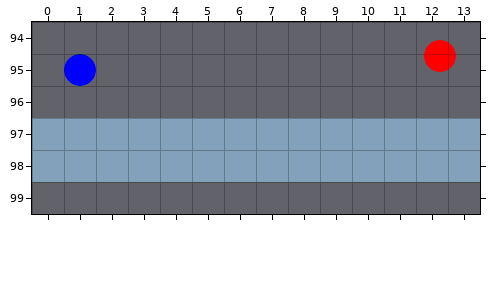
Tiled map, stored at core/assets/maps/geometry.tmx. This is how it looked before the edit.
Cells are 32x32 px. Shown: x 0..13, y 94..99.
Once edited:
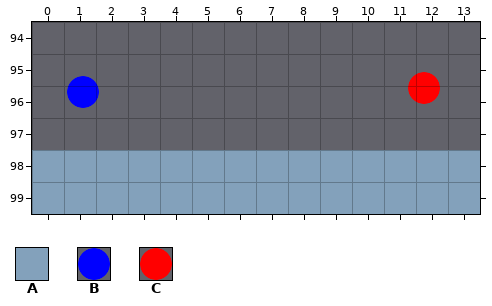
Key: from "level": A 0 "block", B 1 "blue_circle", C 2 "red_circle".
_ is an empty cell.
Objects are placed by their top-left corner, in cells (3,4 is the top-left corner of cell 3,4); size is 1x1 cell unless given.
Changes in this commit:
Layer "Tile Layer 1":
y 97: x 0..13 AAAAAAAAAAAAAA -> ______________
y 99: x 0..13 ______________ -> AAAAAAAAAAAAAA
Layer "Actors":
changed: C "red_circle" at 12.2,94.6 -> C "red_circle" at 11.8,95.6
changed: B "blue_circle" at 1,95 -> B "blue_circle" at 1.1,95.7
Where, in picture pixels (left, top, right, bottom), the same in both pictures:
changed: (408, 40, 456, 104)
changed: (64, 54, 99, 108)
removed: (32, 118, 480, 150)
added: (32, 182, 480, 214)
